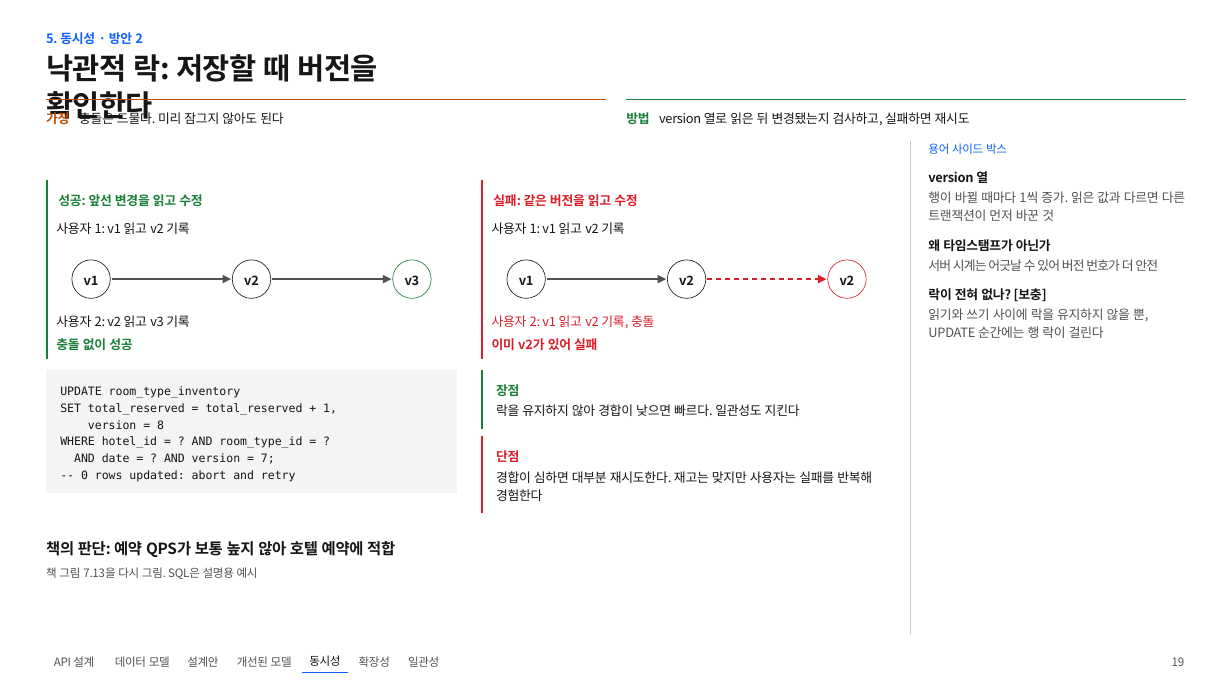
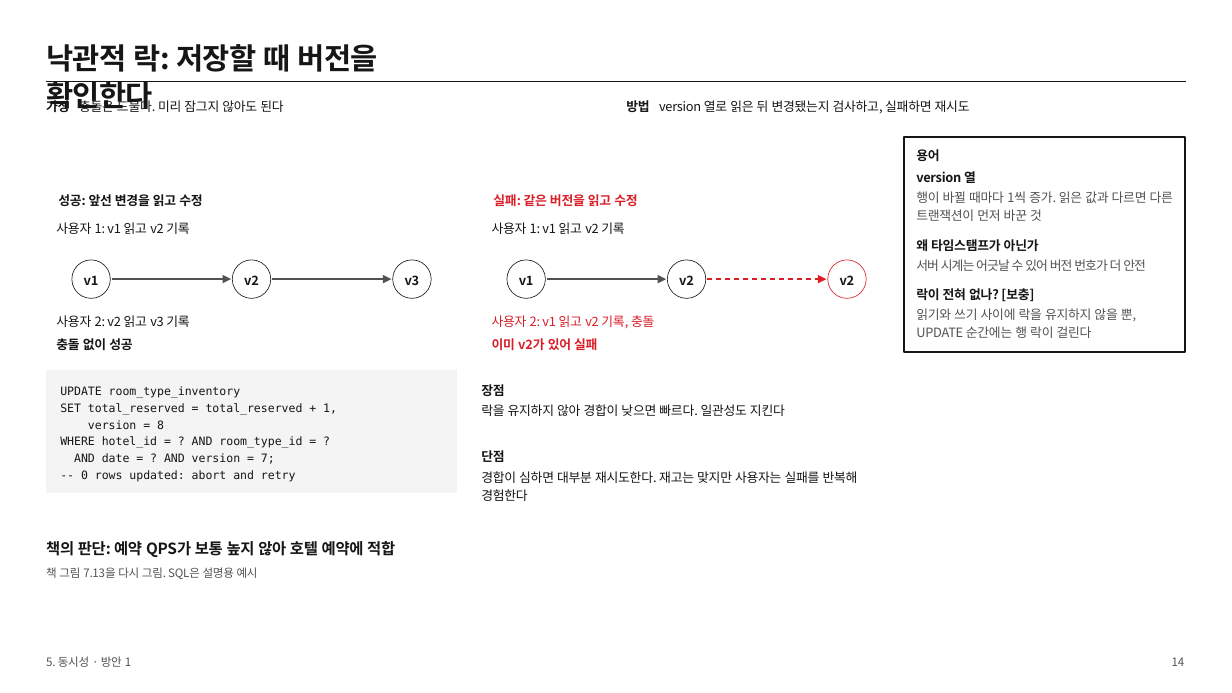
Before and after one commit to likelion-khu-BE/system-design-study, a slide deck: slide 14 of w05-호텔-예약-시스템/발표자료/호텔 예약 시스템 발표자료_윤선재.pptx (slide 19 before the commit). Drawn at 1232x693 pixels with LibreOffice and Linux fonts; fonts in the diff are those of the drawing. Boxes give left, top, right and bottom in pixels: in the first picture for what was removed or moved away, otherwise in the second. Text is boxed around its words. In the diff, an @@ line names an element or a change of style, - is before the commit and + after.

Commit message:
윤선재 w05 발표자료 수정

```diff
--- a/w05-호텔-예약-시스템/발표자료/호텔 예약 시스템 발표자료_윤선재.pptx
+++ b/w05-호텔-예약-시스템/발표자료/호텔 예약 시스템 발표자료_윤선재.pptx
@@ line added from (46, 81) to (1186, 81), #161616 1.5 pt @@
@@ text "가정" at (46,98,69,112): text colour #BA4E00 to #161616 @@
@@ line removed from (46, 99) to (606, 99) @@
@@ text colour #198038 to #161616 in 4 elements at (58,194,202,206), (56,338,132,350), (481,384,504,396), (626,100,649,112) @@
@@ line removed from (626, 99) to (1186, 99) @@
@@ 4 texts, 1 title: place and size @@
-4 texts, 1 title at (46,54,970,125)
+4 texts, 1 title at (46,44,970,113)
@@ rectangle added at (904,137,1185,352), outline #161616 2.25 pt @@
@@ line removed from (910, 141) to (910, 634) @@
@@ text at (916,149,939,161): text changed; size 13.5 to 15 pt; text colour #0F62FE to #161616; bold on @@
-용어 사이드 박스
+용어
@@ line removed from (47, 180) to (47, 359) @@
@@ line removed from (482, 180) to (482, 359) @@
@@ ellipse at (393,260,431,298): outline #198038 0.75 pt to #161616 0.75 pt @@
@@ 6 texts: place and size @@
-6 texts at (928,171,1185,338)
+6 texts at (916,171,1173,338)
@@ line removed from (482, 370) to (482, 429) @@
@@ 4 texts: place and size @@
-4 texts at (496,384,872,501)
+4 texts at (481,384,858,501)
@@ text "단점" at (481,450,504,462): text colour #DA1E28 to #161616 @@
@@ line removed from (482, 436) to (482, 513) @@
@@ text at (46,656,131,667): text changed; size 15 to 13.5 pt; text colour #0F62FE to #525252; bold off @@
-5. 동시성 · 방안 2
+5. 동시성 · 방안 1
@@ text removed at (54,656,94,667) @@
-API 설계
@@ text removed at (115,656,170,667) @@
-데이터 모델
@@ text removed at (187,656,218,667) @@
-설계안
@@ text removed at (237,656,292,667) @@
-개선된 모델
@@ text removed at (309,655,340,666) @@
-동시성
@@ text removed at (359,656,390,667) @@
-확장성
@@ text removed at (408,656,439,667) @@
-일관성
@@ text at (1172,657,1185,666): text changed @@
-19
+14
@@ line removed from (302, 673) to (349, 673) @@
```
Also in this commit, not shown: 18 other slides changed, 2 slides added, 7 slides removed, 1 other file.
